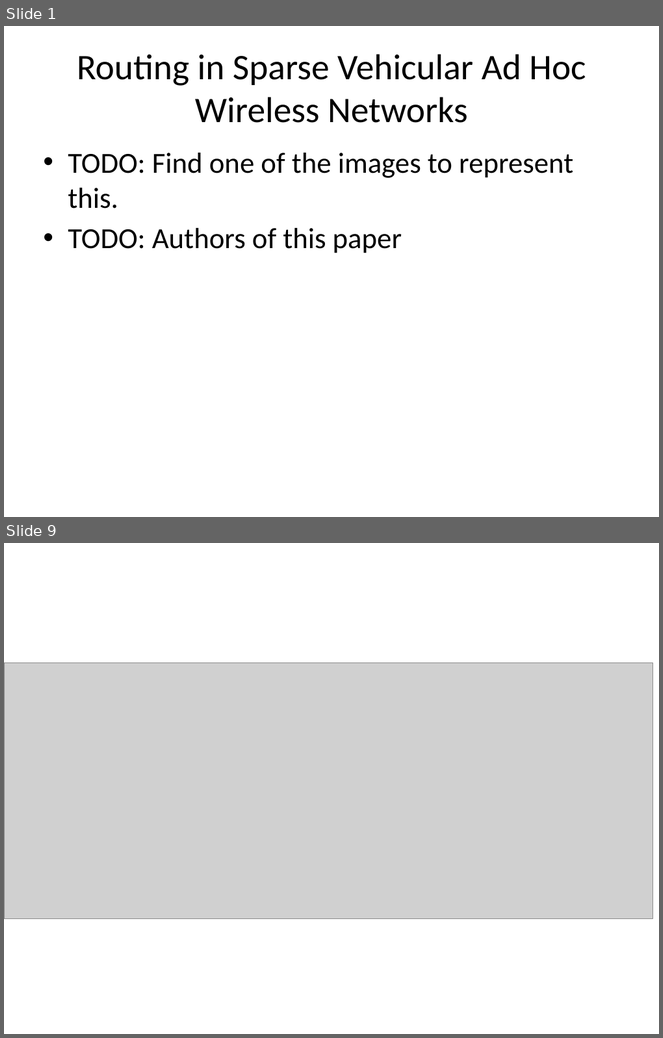
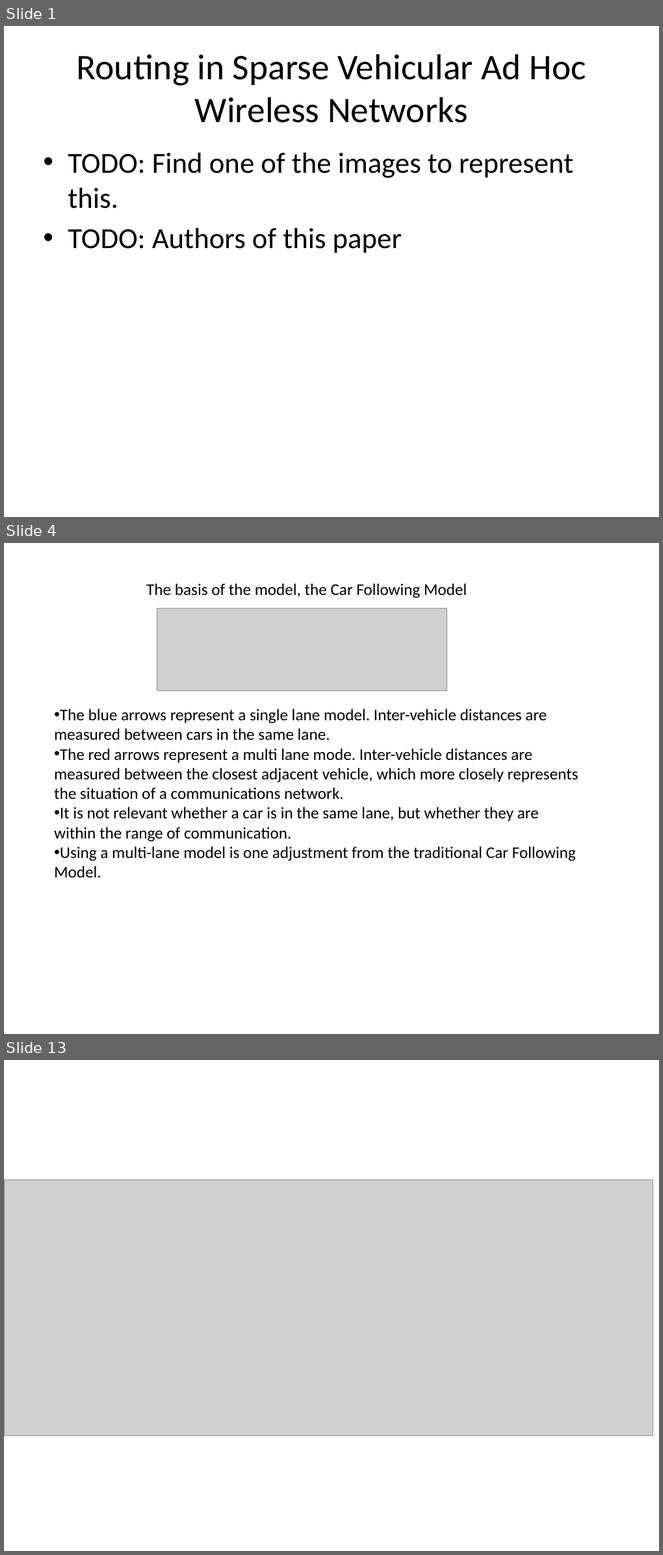
Before and after one commit to f33losopher/EEMaster_VANET, a slide deck: VANET_Felix.pptx. Shown one above the other, each under a label of ours: slides 1 and 9 before the commit, slides 1, 4 and 13 after it; the slides between them are not shown. The pictures are 663x1038 and 663x1555 pixels, drawn with LibreOffice and Linux fonts; fonts in the diff are those of the drawing; grey boxes stand for pictures. Boxes give left, top, right and bottom in pixels: in the first picture for what was removed or moved away, otherwise in the second. Text is boxed around its words. In the diff, an @@ line names an element or a change of style, - is before the commit and + after.

```diff
--- a/VANET_Felix.pptx
+++ b/VANET_Felix.pptx
@@ slide 4 added at box(4, 543, 659, 1034), background #FFFFFF @@
@@ text added at box(146, 583, 467, 598), 18 pt, text #000000 @@
+The basis of the model, the Car Following Model
@@ picture added at box(157, 609, 447, 691) @@
@@ text added at box(54, 709, 579, 878), 18 pt, text #000000 @@
+• The blue arrows represent a single lane model. Inter-vehicle distances are measured between cars in the same lane.
+• The red arrows represent a multi lane mode. Inter-vehicle distances are measured between the closest adjacent vehicle, which more closely represents the situation of a communications network.
+• It is not relevant whether a car is in the same lane, but whether they are within the range of communication.
+• Using a multi-lane model is one adjustment from the traditional Car Following Model.
@@ what was slide 9 is now slide 13 @@
```
Also in this commit, not shown: 10 other slides added, 7 slides removed, 2 other files.
